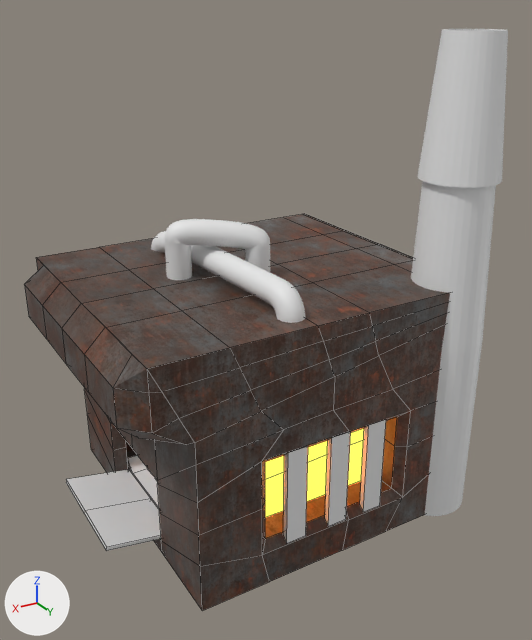
One commit to the Blender file game/assets/models/machines/processing/smelter.blend: the scene before it, then after it.
Camera for both pictures: a 50 mm camera at (7.07, 12.17, 9.91) aimed at (0.01, 0.42, 4.03). Every picture has the same lights, and +X, +Y and +Z are marked at lower left. The first picture is the older version. Mesh edges are drawn as thin lines on the coarser meshes.
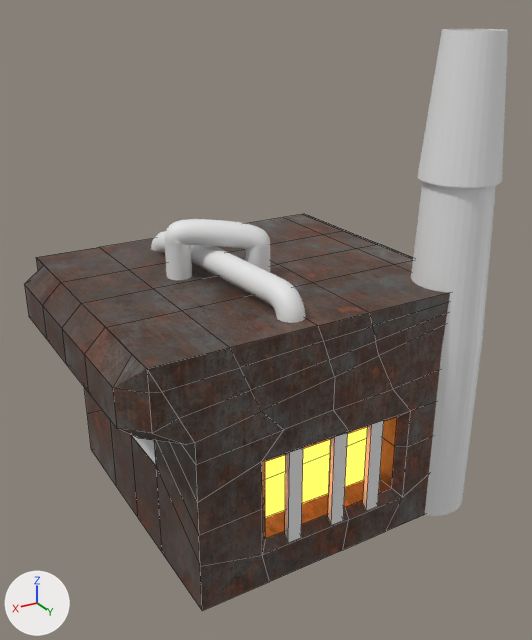
Boxes [x1, y1, x2, y2] around the edits, measured in the pictures (532 x 640 px; the box of a moved part takes in the faces that stretch with it):
'Cube', reshaped, moved, rescaled: before [283, 420, 386, 544]; after [285, 420, 384, 543]
'Door', moved, turned: before [66, 469, 161, 551]; after [132, 436, 156, 465]
part 1 of me_cube_001, moved or reshaped: [84, 387, 202, 610] in both
part 2 of me_cube_002, moved or reshaped: before [283, 446, 308, 544]; after [285, 448, 303, 543]
part 3 of me_cube_002, moved or reshaped: before [325, 432, 351, 527]; after [328, 433, 348, 526]
part 4 of me_cube_002, moved or reshaped: before [360, 420, 386, 512]; after [363, 420, 384, 511]

The change, as a list of edits to the scene's bpy script:
```text
Change me_cube_001:
    where me_cube_001.from_pydata(...)  # 269 vertices, 261 faces; spans x -4.0..4.0, y -3.05..3.0, z -1.0..4.0
    used by ob_body; location = (0.0, 0.0, 1.0)
    me_cube_001 part 1: all 19 vertices in x 2.59..2.89, y -1.25..1.25, z -0.7..0.71 are moved by (0.0, 0.0, 1.71)
Change me_cube_002:
    used by ob_cube; location = (0.9, 2.93, 1.72); scale = (0.209, 0.0596, 0.893)
    remove me_cube_002.from_pydata(...)  # 24 vertices, 18 faces; spans x -9.5..1.0, y -1.0..1.0, z -1.12..1.1
    add me_cube_002.from_pydata(...)  # 24 vertices, 18 faces; spans x -12.75..1.96, y -1.0..1.0, z -1.12..1.1
    me_cube_002 part 2: the loose piece of 8 vertices spanning x -1.0..1.0, y -1.0..1.0, z -1.12..1.1 is moved by (0.96, 0.0, 0.0)
    me_cube_002 part 3: the loose piece of 8 vertices spanning x -5.49..-3.49, y -1.0..1.0, z -1.12..1.1 is moved by (-1.35, 0.0, 0.0)
    me_cube_002 part 4: the loose piece of 8 vertices spanning x -9.5..-7.5, y -1.0..1.0, z -1.12..1.1 is moved by (-3.25, 0.0, 0.0)
Change ob_door:
    ob_door.rotation_euler: (0.0, 1.402, 0.0) -> (0.0, 0.0, 0.0)  # degrees (0, 80, 0) -> degrees (0, 0, 0)
    ob_door.location: (2.59, 0.0, 0.3) -> (2.88, 0.0, 2.01)
Change ob_cube:
    ob_cube.location: (0.9, 2.93, 1.72) -> (0.8, 2.93, 1.72)
    ob_cube.scale: (0.209, 0.0596, 0.893) -> (0.143, 0.0596, 0.893)
```
